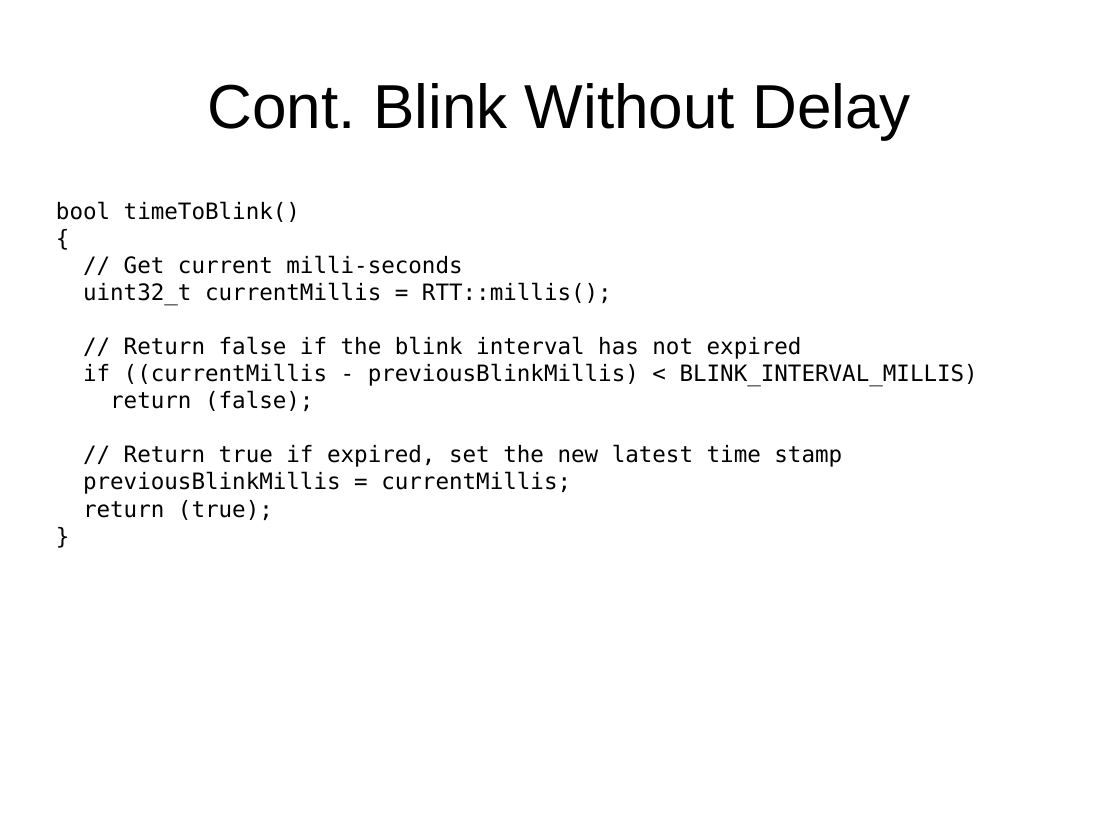
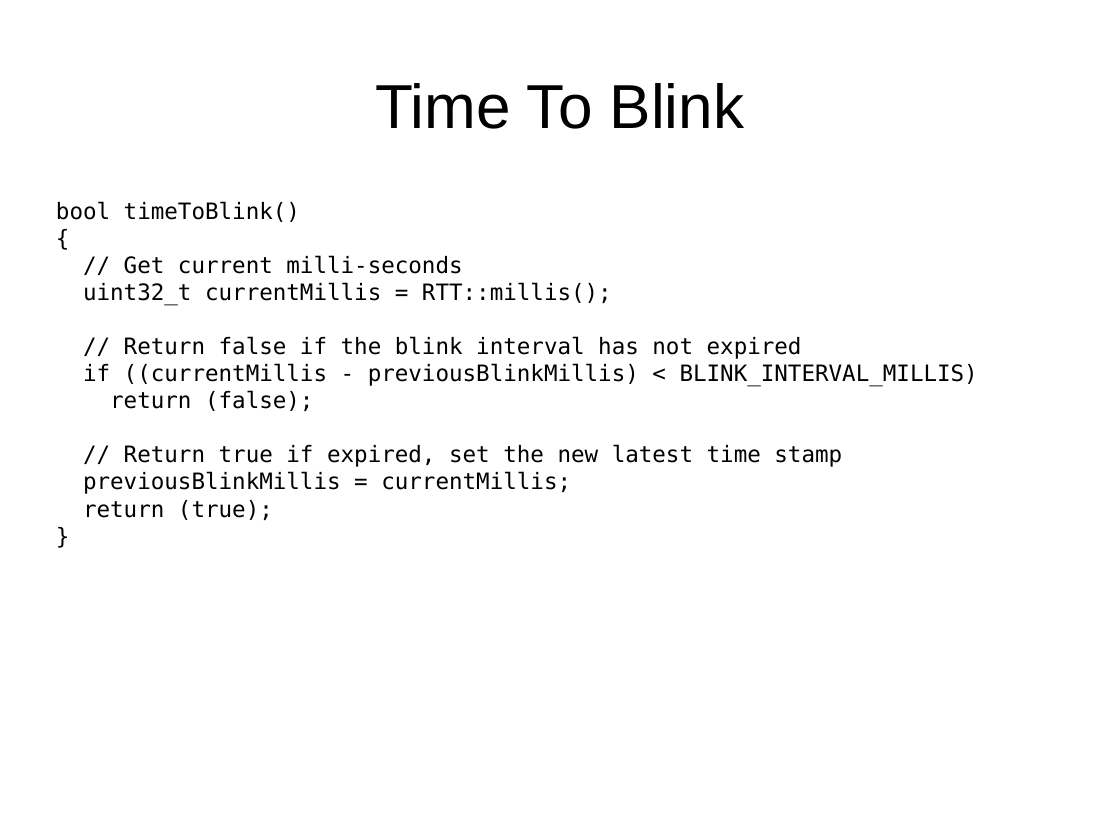
Before and after one commit to mikaelpatel/Cosa-Dolce, a slide deck: slide 6 of Lessons/00.Arduino-examples/02.Digital/Digital.odp (slide 4 before the commit). Drawn at 1120x840 pixels with LibreOffice and Linux fonts; fonts in the diff are those of the drawing. Boxes give left, top, right and bottom in pixels: in the first picture for what was removed or moved away, otherwise in the second. Text is boxed around its words. In the diff, an @@ line names an element or a change of style, - is before the commit and + after.

```diff
--- a/Lessons/00.Arduino-examples/02.Digital/Digital.odp
+++ b/Lessons/00.Arduino-examples/02.Digital/Digital.odp
@@ title at <box>375,83,745,129</box>: text changed @@
-Cont. Blink Without Delay
+Time To Blink
```
Also in this commit, not shown: 6 other slides changed, 1 slide added, 2 other files.
